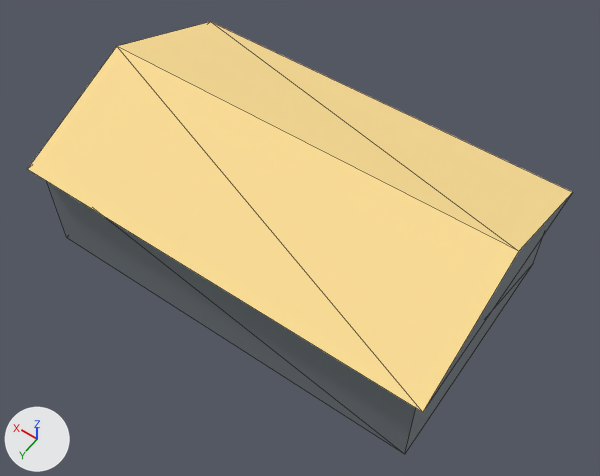
Before and after pictures for a commit that changed the glTF model airport-h28/PackageSources/modelLib/h28_port_village_shed/h28_port_village_shed.gltf.
Both versions are drawn from a 50 mm lens placed at (-9.64, 13.33, 21.69), pointed at (-0.62, 0.71, 1.85). The axes (+X, +Y, +Z) are drawn at lower left. The lights are the same throughout. The older version comes first. Mesh edges are drawn as thin lines. Vertices at exactly the same position are counted once.

The first picture shows 'h28_port_village_shed'.
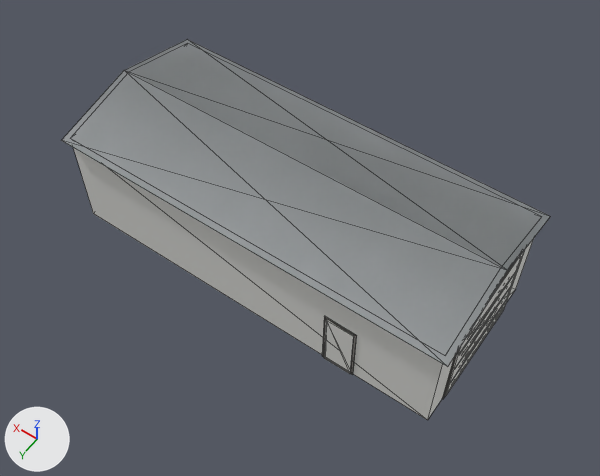
What the commit changed:
me_h28_port_village_shed is used by ob_h28_port_village_shed; location (0.0, 0.0, 0.0).
me_h28_port_village_shed had 14 vertices, 14 faces and spanned x -6.8..6.8, y -4.3..4.3, z 0.0..5.16.
me_h28_port_village_shed now has 72 vertices, 88 faces and spans x -6.7..6.7, y -2.95..2.95, z 0.0..4.26.
me_h28_port_village_shed part 1: the loose piece of 8 vertices spanning x -6.5..6.5, y -4.0..4.0, z 0.0..3.4 is rebuilt with 10 vertices and now spans x -6.5..6.5, y -2.75..2.75, z 0.0..4.26.
me_h28_port_village_shed part 2: the loose piece of 6 vertices spanning x -6.8..6.8, y -4.3..4.3, z 3.4..5.16 is rebuilt with 6 vertices and now spans x -6.7..6.7, y -2.95..2.95, z 3.55..4.26.
Part 3, on me_h28_port_village_shed:
28 vertices are added at x -6.57..-6.5, y -1.92..1.92, z 0.0..3.22.
12 new vertices lie (0.07, 0.0, 0.0) away from vertices in x -6.57, y -1.75..1.75, z 0.75..2.36.
50 new faces join them.
Part 4, on me_h28_port_village_shed:
16 vertices are added at x -3.98..-2.92, y 2.75..2.8, z 0.0..2.18.
20 new faces join them.

Boxes [x1, y1, x2, y2] around the edits, measured in the pictures (600 x 476 px):
'h28_port_village_shed', reshaped (10% narrower, 12% shorter)
    before: [28, 22, 572, 454]
    after: [61, 39, 551, 420]
part 1 of me_h28_port_village_shed, rebuilt
    before: [47, 182, 543, 454]
    after: [74, 148, 534, 420]
part 2 of me_h28_port_village_shed, rebuilt (10% narrower, 16% shorter)
    before: [28, 22, 572, 412]
    after: [61, 39, 551, 366]
part 3 of me_h28_port_village_shed, added
    after: [442, 251, 524, 399]
part 4 of me_h28_port_village_shed, added
    after: [323, 316, 357, 374]
